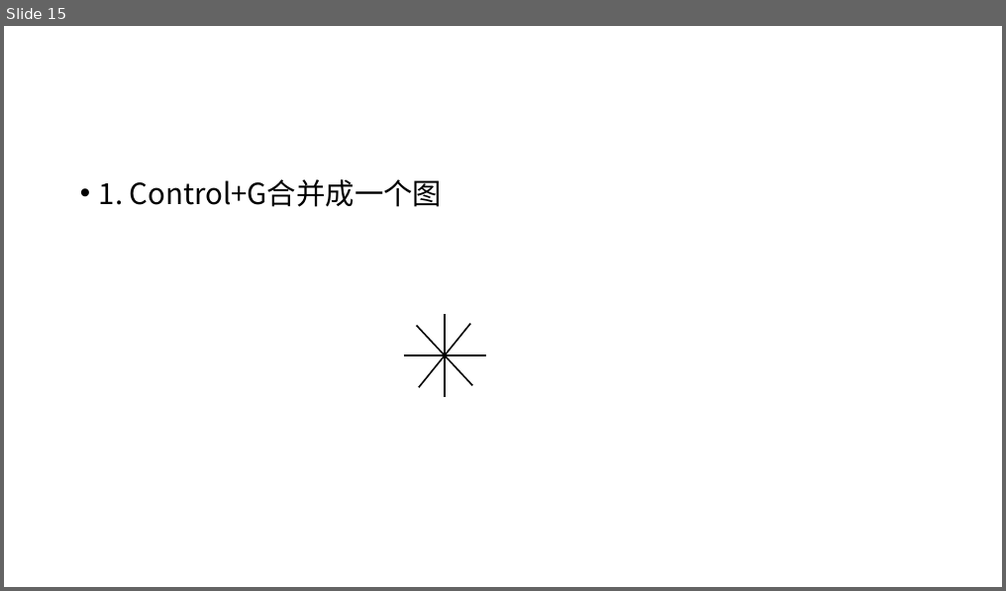
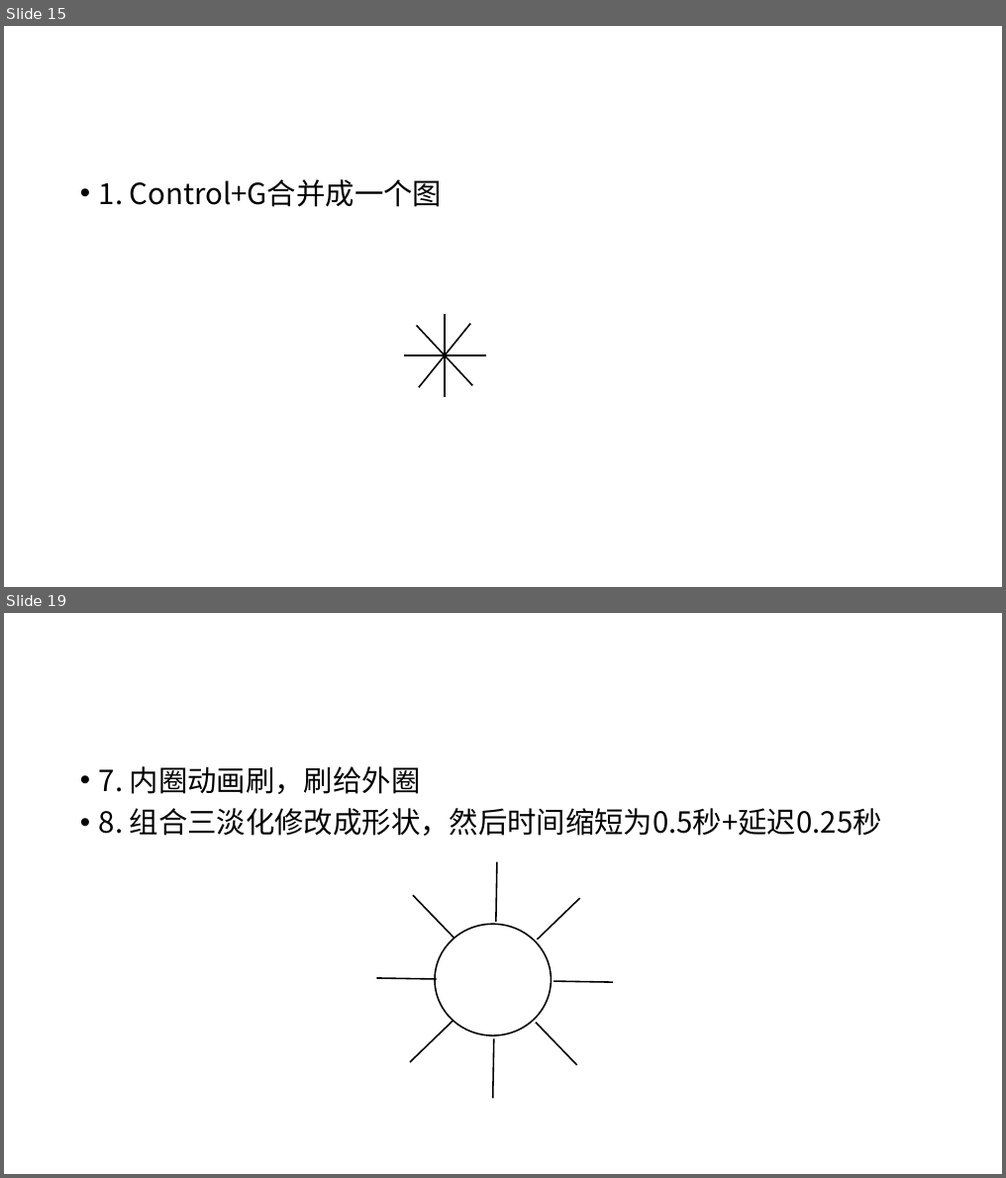
Before and after one commit to Canhui/PPT_Animation_Samples, a slide deck: PPT-Animation-Samples (Part 2).pptx. Shown one above the other, each under a label of ours: slide 15 before the commit, slides 15 and 19 after it; the slides between them are not shown. The pictures are 1006x591 and 1006x1178 pixels, drawn with LibreOffice and Linux fonts; fonts in the diff are those of the drawing. Boxes give left, top, right and bottom in pixels: in the first picture for what was removed or moved away, otherwise in the second. Text is boxed around its words. In the diff, an @@ line names an element or a change of style, - is before the commit and + after.

```diff
--- a/PPT-Animation-Samples (Part 2).pptx
+++ b/PPT-Animation-Samples (Part 2).pptx
@@ slide 19 added at box(4, 613, 1002, 1174), background #FFFFFF @@
@@ text added at box(99, 766, 882, 836), 28 pt, text #000000 @@
+• 7. 内圈动画刷，刷给外圈
+• 8. 组合三淡化修改成形状，然后时间缩短为0.5秒+延迟0.25秒
@@ group added at box(377, 862, 614, 1099): 8 lines @@
@@ ellipse added at box(435, 925, 550, 1036), outline #000000 1.5 pt @@
```
Also in this commit, not shown: 1 slide changed, 4 other slides added, 1 slide removed.
